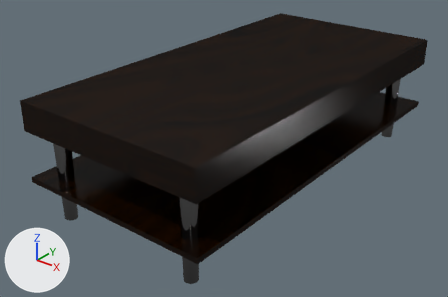
The Blender file Assets/Custom Models/Walnut_Coffee_Table.blend: old version first, new version second.
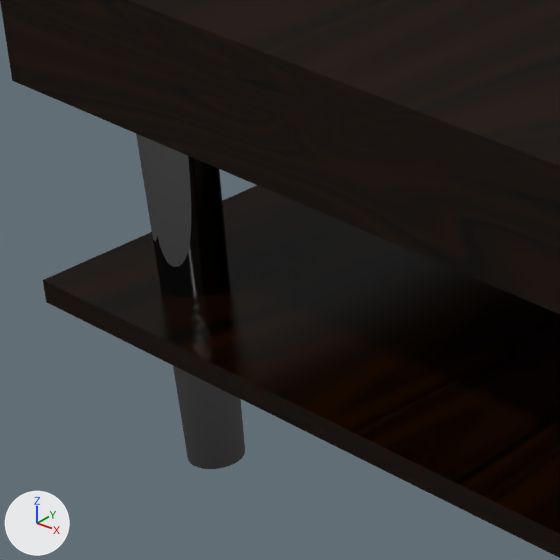
The first picture shows the older version from a 50 mm lens placed at (1.048, -1.442, 0.939), pointed at (-0.04, -0.081, 0.096). The close-ups show both versions on the part from 5% to 34% of the width and 38% to 81% of the height of that picture; other places that the commit changed are outside them. Every picture has the same lights, and +X, +Y and +Z are marked at lower left.

The older version as bpy lines, for what is in view:
```python
me_cube_001 = bpy.data.meshes.new('Cube.001')
me_cube_001.from_pydata(...)  # 20 vertices, 18 faces; spans x -1.0..1.0, y -1.0..1.0, z -2.45..1.0
me_cube_001.materials.append(mat_gloss_wood___black)
me_cube_002 = bpy.data.meshes.new('Cube.002')
me_cube_002.from_pydata(...)  # a box spanning x -1.0..1.0, y -1.0..1.0, z -1.0..0.6
me_cube_002.materials.append(mat_gloss_wood___black_004)
me_cylinder_001 = bpy.data.meshes.new('Cylinder.001')
me_cylinder_001.from_pydata(...)  # a 32-sided cut cone along z (radius 1.0 at the low end, 0.72 at the high end) spanning x -1.0..1.0, y -1.0..1.0, z -1.0..1.0
me_cylinder_001.polygons.foreach_set('use_smooth', [True] * 34)
me_cylinder_001.materials.append(mat_chrome)
ob_table_bottom = bpy.data.objects.new('Table Bottom', me_cube_002)
ob_table_bottom.location = (0.0, 0.0, 0.1206)
ob_table_bottom.scale = (0.3, 0.6, 0.01)
ob_table_leg_4 = bpy.data.objects.new('Table Leg 4', me_cylinder_001)
ob_table_leg_4.location = (-0.224, -0.5412, 0.1514)
ob_table_leg_4.scale = (-0.0252, -0.0252, -0.152)
ob_table_top = bpy.data.objects.new('Table Top', me_cube_001)
ob_table_top.location = (0.0, 0.0, 0.3256)
ob_table_top.scale = (0.3, 0.6, 0.025)
```
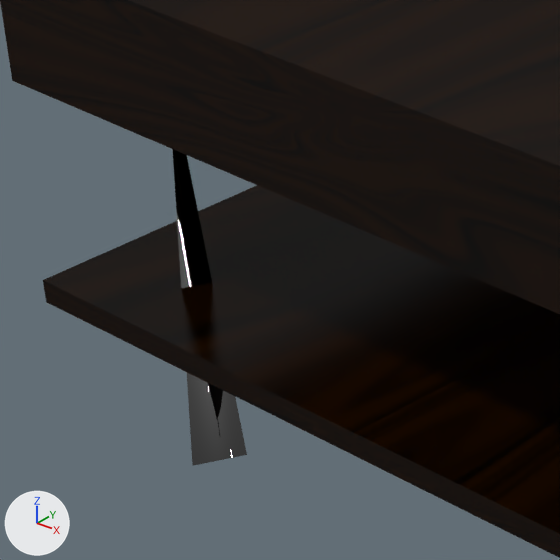
What the commit changed:
me_cylinder_001 is used by ob_table_leg_4; location (-0.224, -0.5412, 0.1514); scale (-0.0252, -0.0252, -0.152).
me_cylinder_001 had 64 vertices, 34 faces and spanned x -1.0..1.0, y -1.0..1.0, z -1.0..1.0.
me_cylinder_001 now has 64 vertices, 33 faces and spans x -1.0..1.0, y -1.0..1.0, z -1.0..1.0.
Part 1, on me_cylinder_001:
1 face is deleted.
Object 'Table Leg 4' (ob_table_leg_4) gains a DECIMATE modifier named 'Decimate'.
Modifier setting: ratio = 0.0432.

Location of each change, (x1, y1, x2, y2) in pixels of the close-ups (560 x 560 px):
'Table Leg 4', reshaped, modifiers changed (31% narrower): before (136, 134, 245, 469); after (172, 149, 247, 466)
